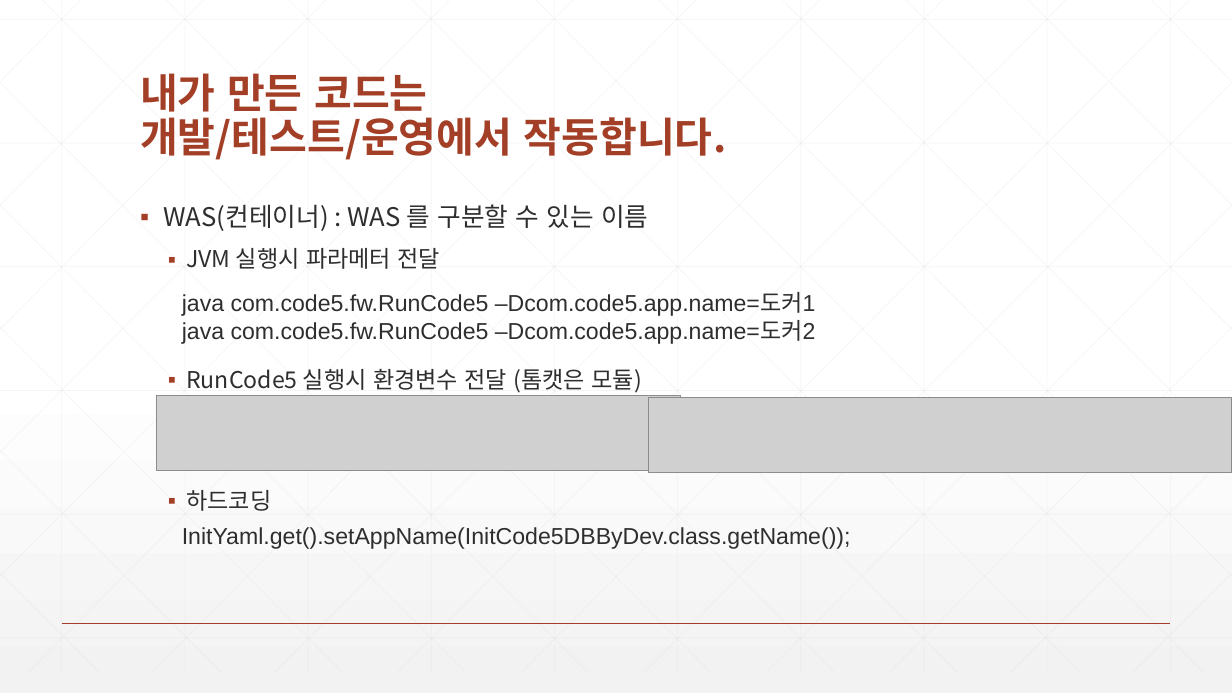
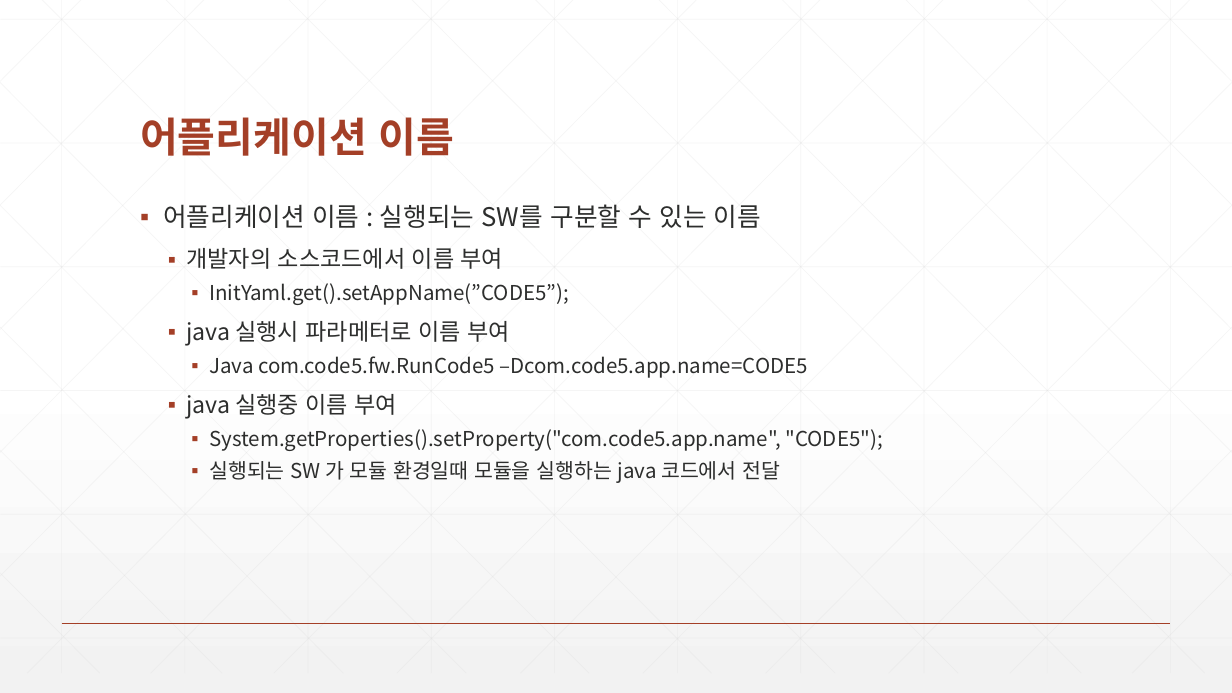
Before and after one commit to zeroshift01/code5, a slide deck: slide 7 of inflearn01/doc/1.(심화)내가만든코드는개발테스트운영에서작동합니다.pptx. Drawn at 1232x693 pixels with LibreOffice and Linux fonts; fonts in the diff are those of the drawing; grey boxes stand for pictures. Boxes give left, top, right and bottom in pixels: in the first picture for what was removed or moved away, otherwise in the second. Text is boxed around its words. In the diff, an @@ line names an element or a change of style, - is before the commit and + after.

```diff
--- a/inflearn01/doc/1.(심화)내가만든코드는개발테스트운영에서작동합니다.pptx
+++ b/inflearn01/doc/1.(심화)내가만든코드는개발테스트운영에서작동합니다.pptx
@@ title at box(140, 117, 454, 156): text changed @@
-내가 만든 코드는
-개발/테스트/운영에서 작동합니다.
+어플리케이션 이름
@@ text at box(163, 204, 883, 483): text changed; size 18 to 16 pt @@
-▪ WAS(컨테이너) : WAS 를 구분할 수 있는 이름
-  ▪ JVM 실행시 파라메터 전달
-  ▪ RunCode5 실행시 환경변수 전달 (톰캣은 모듈)
-  ▪ 하드코딩
+▪ 어플리케이션 이름 : 실행되는 SW를 구분할 수 있는 이름
+  ▪ 개발자의 소스코드에서 이름 부여
+    ▪ InitYaml.get().setAppName(”CODE5”);
+  ▪ java 실행시 파라메터로 이름 부여
+    ▪ Java com.code5.fw.RunCode5 –Dcom.code5.app.name=CODE5
+  ▪ java 실행중 이름 부여
+    ▪ System.getProperties().setProperty("com.code5.app.name", "CODE5");
+    ▪ 실행되는 SW 가 모듈 환경일때 모듈을 실행하는 java 코드에서 전달
@@ text removed at box(182, 293, 816, 344) @@
-java com.code5.fw.RunCode5 –Dcom.code5.app.name=도커1
-java com.code5.fw.RunCode5 –Dcom.code5.app.name=도커2
@@ picture removed at box(156, 396, 680, 471) @@
@@ picture removed at box(649, 397, 1232, 473) @@
@@ text removed at box(182, 527, 851, 549) @@
-InitYaml.get().setAppName(InitCode5DBByDev.class.getName());
```
Also in this commit, not shown: 6 other slides changed, 5 slides added, 5 slides removed, 4 other files.
